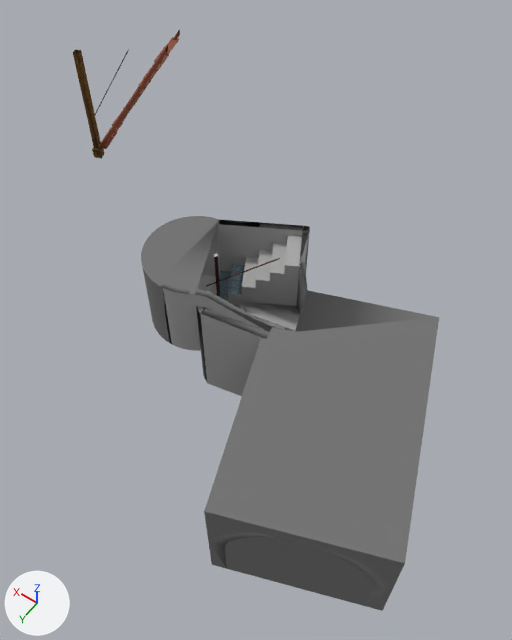
Renders of the COLLADA model dae_zbecno/schodiste.dae from each side of a commit.
Before and after are seen from a camera (50 mm lens) standing at (20.17, 43.08, 15.47) and looking at (26.7, 33.94, 1.1). The axes (+X, +Y, +Z) are drawn at lower left. The lights are the same throughout. Where no turn or scale is listed for an object, it has been applied to the vertices.

Names of what the first picture shows: 'group_0', 'group_18', 'group_19', 'group_20', 'schody_2.001'.
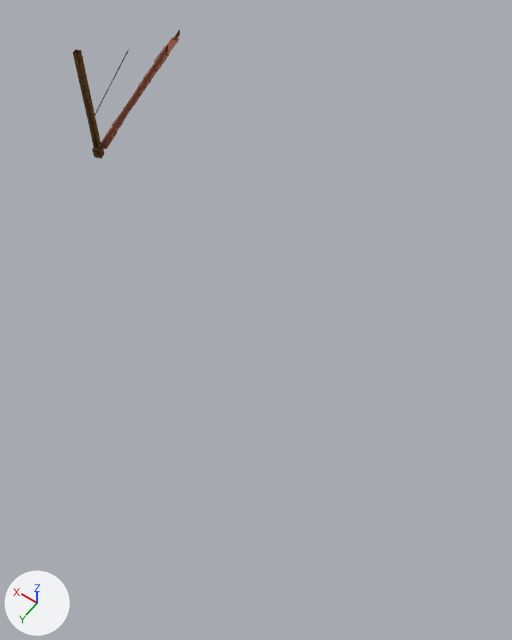
Boxes (x1, y1, x2, y2) around the edits, measured in the pictures (512 x 640 px):
'group_20', deleted: before (141, 216, 439, 606)
    faces in mat_color_m05 (grey #727272): (141, 216, 439, 606)
    faces in mat_color_m03 (grey #aaaaaa): (163, 220, 436, 599)
'schody_2.001', deleted: before (216, 235, 302, 308)
    faces in mat_color_m03 (grey #aaaaaa): (227, 235, 302, 308)
    faces in mat_auto_2 (picture img_auto_2_jpg): (216, 264, 245, 301)
'group_18', deleted: before (197, 224, 392, 611)
    faces in mat_color_m05 (grey #727272): (208, 531, 392, 611)
    faces in mat_color_m03 (grey #aaaaaa): (202, 224, 220, 277)
    faces in mat_color_m02 (light grey #c6c6c6): (197, 275, 295, 332)
'group_19', deleted: before (206, 254, 280, 297)
    faces in mat_color_b08 (brown #441c00): (206, 256, 280, 297)

Diff of the bpy script that builds the scene:
```diff
--- a/dae_zbecno/schodiste.dae.py
+++ b/dae_zbecno/schodiste.dae.py
@@ ob_group_18 @@
-ob_group_18 = bpy.data.objects.new('group_18', me_group_18)
-ob_group_18.location = (20.62, 30.53, -2.54)
@@ ob_group_19 @@
-ob_group_19 = bpy.data.objects.new('group_19', me_group_19)
-ob_group_19.location = (28.83, 32.94, -1.01)
@@ ob_schody_2_001 @@
-ob_schody_2_001 = bpy.data.objects.new('schody_2.001', me_schody_2_001)
-ob_schody_2_001.location = (25.6, 29.69, -1.97)
@@ ob_group_20 @@
-ob_group_20 = bpy.data.objects.new('group_20', me_group_20)
-ob_group_20.location = (20.62, 30.46, -2.54)
```
